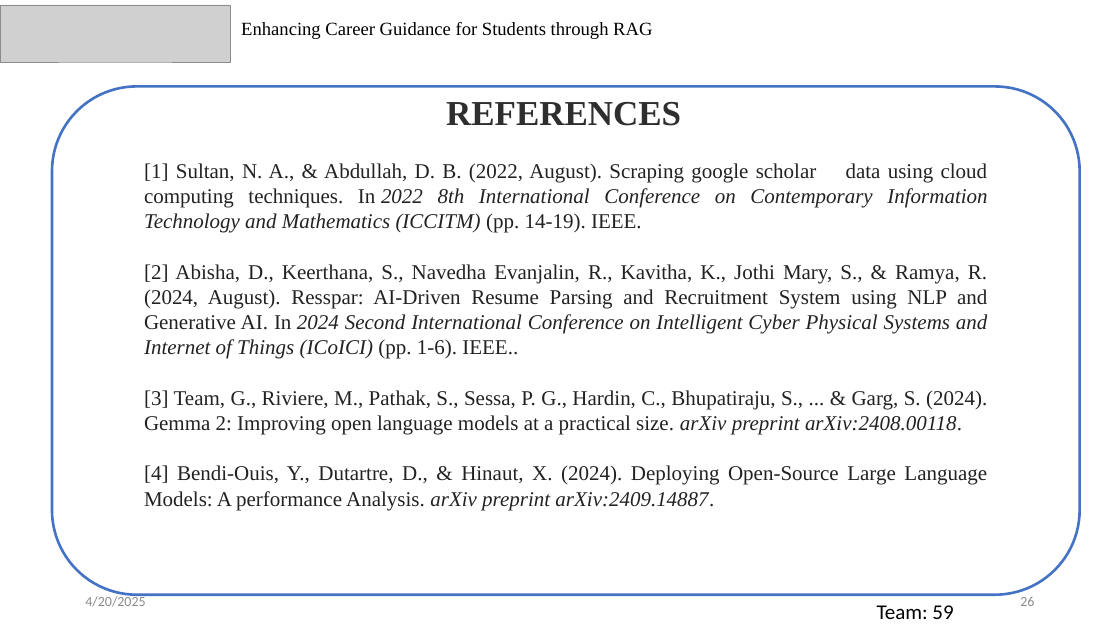
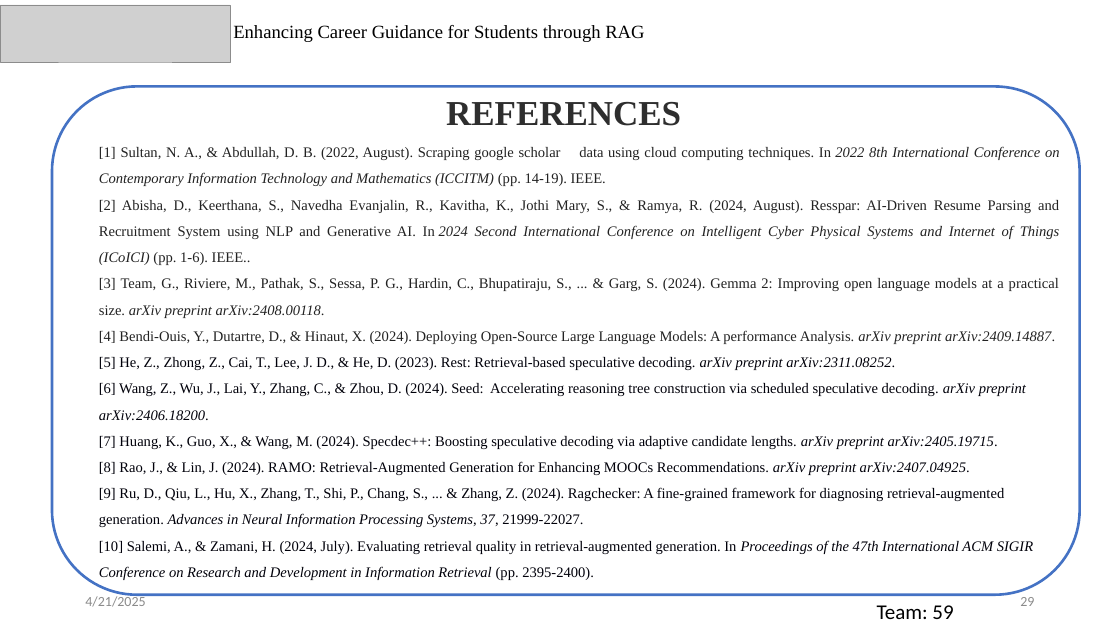
Before and after one commit to akhilswarop/RAG, a slide deck: slide 29 of External Review/External Review PPT.pptx (slide 26 before the commit). Drawn at 1120x630 pixels with LibreOffice and Linux fonts; fonts in the diff are those of the drawing; grey boxes stand for pictures. Boxes give left, top, right and bottom in pixels: in the first picture for what was removed or moved away, otherwise in the second. Text is boxed around its words. In the diff, an @@ line names an element or a change of style, - is before the commit and + after.

```diff
--- a/External Review/External Review PPT.pptx
+++ b/External Review/External Review PPT.pptx
@@ text "Enhancing Career Guidance for Students ...": place and size @@
-text "Enhancing Career Guidance for Students ..." at (241, 22, 652, 39)
+text "Enhancing Career Guidance for Students ..." at (233, 25, 644, 42)
@@ text "[1] Sultan, N. A., & ...": place and size @@
-text "[1] Sultan, N. A., & ..." at (144, 163, 988, 510)
+text "[1] Sultan, N. A., & ..." at (99, 146, 1060, 580)
@@ text at (99, 146, 1060, 344): size 18 to 12.5 pt in "[1] Sultan, N. A., & Abdullah, D. ...", "[2] Abisha, D., Keerthana, S., Navedha Evanjalin, ...", "[3] Team, G., Riviere, M., Pathak, S., ...", "[4] Bendi-Ouis, Y., Dutartre, D., & Hinaut, ..."; line spacing 1 to 1.5 @@
@@ text at (99, 357, 1033, 580): paragraphs added @@
+[5] He, Z., Zhong, Z., Cai, T., Lee, J. D., & He, D. (2023). Rest: Retrieval-based speculative decoding. arXiv preprint arXiv:2311.08252.
+[6] Wang, Z., Wu, J., Lai, Y., Zhang, C., & Zhou, D. (2024). Seed: Accelerating reasoning tree construction via scheduled speculative decoding. arXiv preprint arXiv:2406.18200.
+[7] Huang, K., Guo, X., & Wang, M. (2024). Specdec++: Boosting speculative decoding via adaptive candidate lengths. arXiv preprint arXiv:2405.19715.
+[8] Rao, J., & Lin, J. (2024). RAMO: Retrieval-Augmented Generation for Enhancing MOOCs Recommendations. arXiv preprint arXiv:2407.04925.
+[9] Ru, D., Qiu, L., Hu, X., Zhang, T., Shi, P., Chang, S., ... & Zhang, Z. (2024). Ragchecker: A fine-grained framework for diagnosing retrieval-augmented generation. Advances in Neural Information Processing Systems, 37, 21999-22027.
+[10] Salemi, A., & Zamani, H. (2024, July). Evaluating retrieval quality in retrieval-augmented generation. In Proceedings of the 47th International ACM SIGIR Conference on Research and Development in Information Retrieval (pp. 2395-2400).
@@ text at (85, 594, 145, 607): text changed @@
-4/20/2025
+4/21/2025
@@ page number at (1020, 597, 1034, 606): text changed @@
-26
+29
```
Also in this commit, not shown: 27 other slides changed, 4 slides added.
